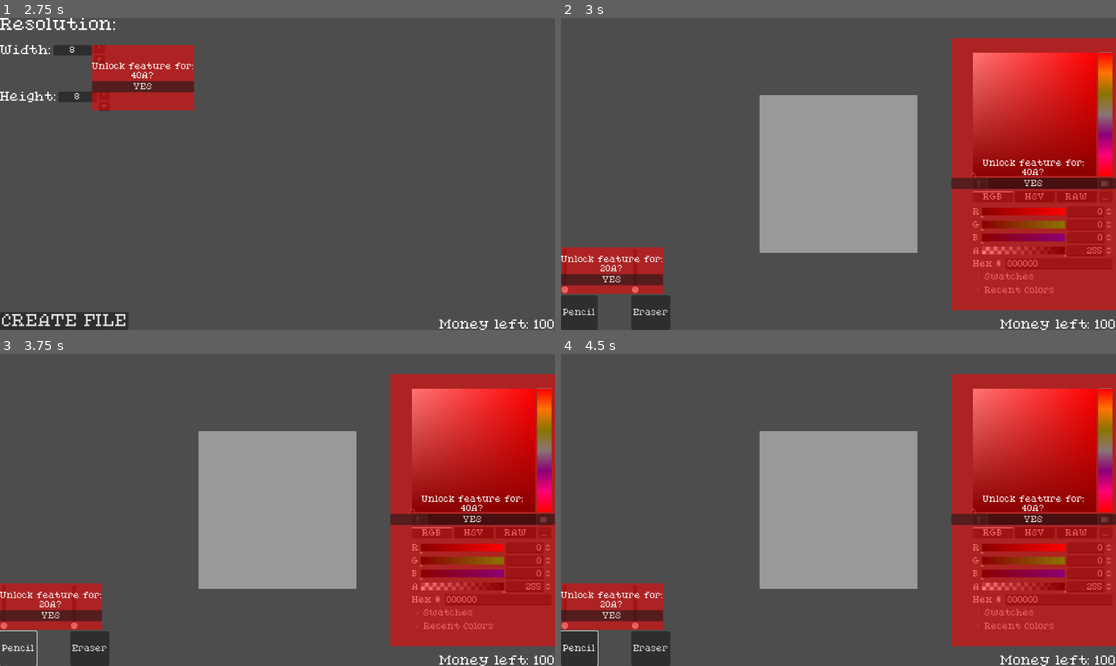
Above: before the commit, frames 1-4 (two rows, left to right).
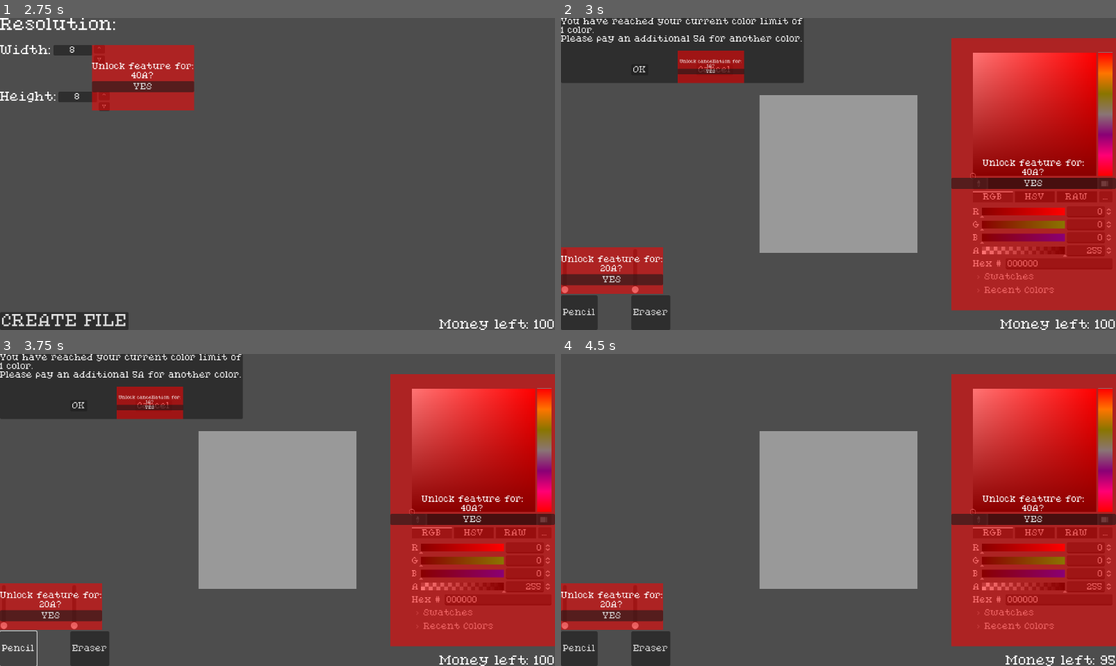
Above: after the commit, the same moments.

Repository: CodeOS99/PixelProLite
Game: Godot game, scene res://scenes/main_menu.tscn
Same seed, same stepped clock (60 frames per second), same inputs: the game is played once before the commit and once after it.
Inputs (mouse positions are in pixels of both pictures, inside the frame that each line leads up to):
- Up to frame 1 (2.75 s): click "NEW FILE" at 0.5 s; click "NEW FILE" at 1.25 s; click "OK" at 2 s
- Up to frame 2 (3 s): click "CREATE FILE" at 2.75 s
- Up to frame 3 (3.75 s): click "Pencil" at 3.5 s
- Up to frame 4 (4.5 s): click (638, 407) at 4.25 s, where only the run after the commit has a clickable "OK"

Frame 1 is identical in both runs. In frame 2, 8.8% of the frame differs, in the area x 0-44%, y 0-21%; in frame 3, 8.8%; in frame 4, 0.3%.

Commit message:
Added a color limit which may be increased for 5A

Diff:
--- a/scenes/main_draw_area.tscn
+++ b/scenes/main_draw_area.tscn
@@ -152,6 +152,15 @@
 grow_horizontal = 0
 grow_vertical = 2
 
+[node name="Popup" parent="." instance=ExtResource("5_ulgoo")]
+layout_mode = 0
+anchors_preset = 0
+
+[node name="Label" parent="Popup/VBoxContainer" index="0"]
+text = "You have reached your current color limit of
+1 color.
+Please pay an additional 5A for another color."
+
 [connection signal="pressed" from="HBoxContainer/VBoxContainer/PencilButton" to="HBoxContainer/VBoxContainer/PencilButton" method="_on_pressed"]
 [connection signal="pressed" from="HBoxContainer/VBoxContainer2/EraserButton" to="HBoxContainer/VBoxContainer2/EraserButton" method="_on_pressed"]
 [connection signal="cancel_pressed" from="HBoxContainer/VBoxContainer2/EraserButton/Popup" to="HBoxContainer/VBoxContainer2/EraserButton" method="_on_popup_cancel_pressed"]
@@ -160,3 +169,5 @@
 [editable path="HBoxContainer/VBoxContainer2/EraserButton/Popup"]
 [editable path="HBoxContainer/VBoxContainer2/EraserButton/Popup/VBoxContainer/HBoxContainer/CancelButton/PopupPaywall"]
 [editable path="SizePayWall"]
+[editable path="Popup"]
+[editable path="Popup/VBoxContainer/HBoxContainer/CancelButton/PopupPaywall"]
--- a/scripts/Globals.gd
+++ b/scripts/Globals.gd
@@ -5,3 +5,4 @@
 static var curr_col := Color(0, 0, 0)
 static var drawing_mode = "PENCIL"
 static var radius = 1
+static var n_max_unique_cols: int = 1
--- a/scripts/Popup.gd
+++ b/scripts/Popup.gd
@@ -6,6 +6,8 @@
 var mouse_in := false
 var mouse_pressed := false
 var offset := Vector2(0, 0)
+
+@onready var text = $VBoxContainer/Label
 
 func _process(delta: float) -> void:
 	if mouse_in and mouse_pressed:
--- a/scripts/drawing.gd
+++ b/scripts/drawing.gd
@@ -3,6 +3,9 @@
 var pixel_size: int
 
 var pixel = preload("res://scenes/drawing_pixel.tscn")
+var unique_colors: Array[Color] = []
+
+@onready var popup = $"../Popup"
 
 func _ready() -> void:
 	var available_area = get_viewport().size/2
@@ -16,6 +19,17 @@
 		px.hovered.connect(px_hovered)
 		px.unhovered.connect(px_unhovered)
 		px.pressed.connect(px_clicked)
+
+	popup.ok_pressed.connect(func():
+		if Globals.money >= 5:
+			Globals.n_max_unique_cols += 1
+			Globals.money -= 5
+			popup.visible = false
+	)
+	popup.cancel_pressed.connect(func():
+		popup.visible = false
+	)
+	popup.text = "You have reached your current color limit of\n" + str(Globals.n_max_unique_cols) + " colors.\nPlease pay an additional 5A for another color."
 
 func px_hovered(idx: int):
 	var affected = get_affected_indices(idx)
@@ -32,6 +46,15 @@
 		px.make_unhov_col()
 
 func px_clicked(idx: int):
+	if Globals.curr_col not in unique_colors and Globals.drawing_mode == "PENCIL":
+		if len(unique_colors) < Globals.n_max_unique_cols:
+			unique_colors.append(Globals.curr_col)
+		else:
+			popup.text = "You have reached your current color limit of\n" + str(Globals.n_max_unique_cols) + " colors.\nPlease pay an additional 5A for another color."
+			popup.visible = true
+			popup.global_position = get_viewport().get_mouse_position()
+			return
+
 	var affected = get_affected_indices(idx)
 
 	for px_idx in affected:
